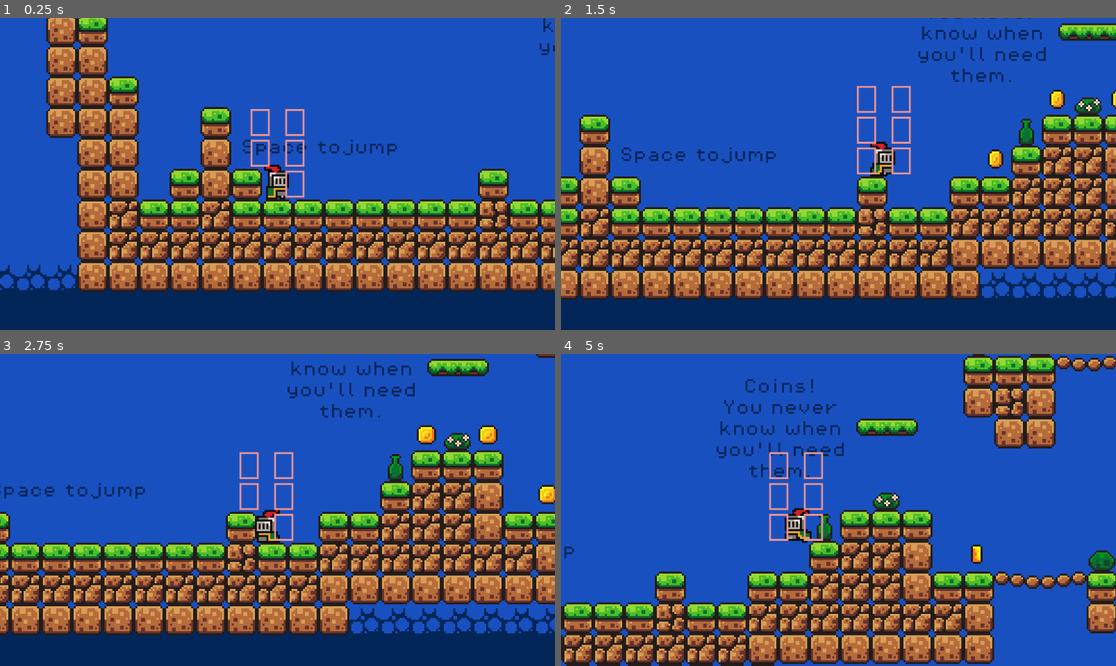
Above: before the commit, frames 1-4 (two rows, left to right).
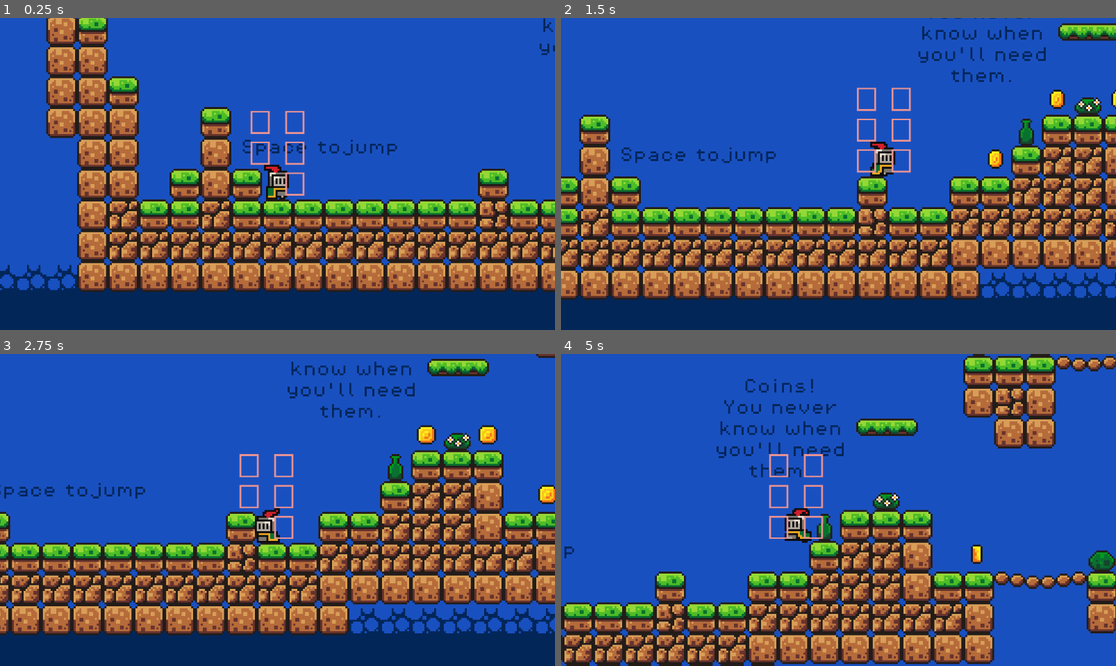
Above: after the commit, the same moments.

Repository: bdonet/FirstGameGodot
Game: Godot game, scene res://Scenes/game.tscn
Two runs of this game, one before a commit and one after it. Both use one fixed random seed, a clock stepped at 60 frames per second and the inputs below.
Inputs:
- Up to frame 1 (0.25 s): no input
- Up to frame 2 (1.5 s): hold Right (move_right) from 0.53 s (still down); tap C (climb) at 0.6, 1.35 s; tap Space (jump) at 0.77 s
- Up to frame 3 (2.75 s): tap Space (jump) at 1.52 s; release Right (move_right) at 2.03 s; hold Left (move_left) from 2.03 s (still down); tap C (climb) at 2.1 s
- Up to frame 4 (5 s): release Left (move_left) at 2.78 s; hold Right (move_right) 2.78-4.28 s; tap C (climb) at 2.85, 3.6, 4.35 s; tap Space (jump) at 3.02, 3.77, 4.52 s; hold Left (move_left) from 4.28 s (still down)

The runs differ from the first frame. In frame 1, 0.4% of the frame differs, in the area x 45-55%, y 29-58%; in frame 2, 0.5%; in frame 3, 0.4%; in frame 4, 0.5%, in the area x 37-48%, y 31-60%.

Commit message:
Made climb detector smaller to improving falling climbs

Diff:
--- a/Scenes/collision_area.tscn
+++ b/Scenes/collision_area.tscn
@@ -4,7 +4,7 @@
 [ext_resource type="Texture2D" uid="uid://cgjcqvcupt4hb" path="res://Assets/sprites/climb_detector.png" id="2_ef5xm"]
 
 [sub_resource type="RectangleShape2D" id="RectangleShape2D_gp1h2"]
-size = Vector2(10, 14)
+size = Vector2(10, 12)
 
 [node name="CollisionArea" type="Area2D"]
 collision_layer = 0
@@ -15,6 +15,7 @@
 
 [node name="CollisionDisplay" type="Sprite2D" parent="."]
 position = Vector2(-1.78814e-07, 0)
+scale = Vector2(1, 0.857143)
 texture = ExtResource("2_ef5xm")
 
 [connection signal="body_entered" from="." to="." method="_on_body_entered"]
